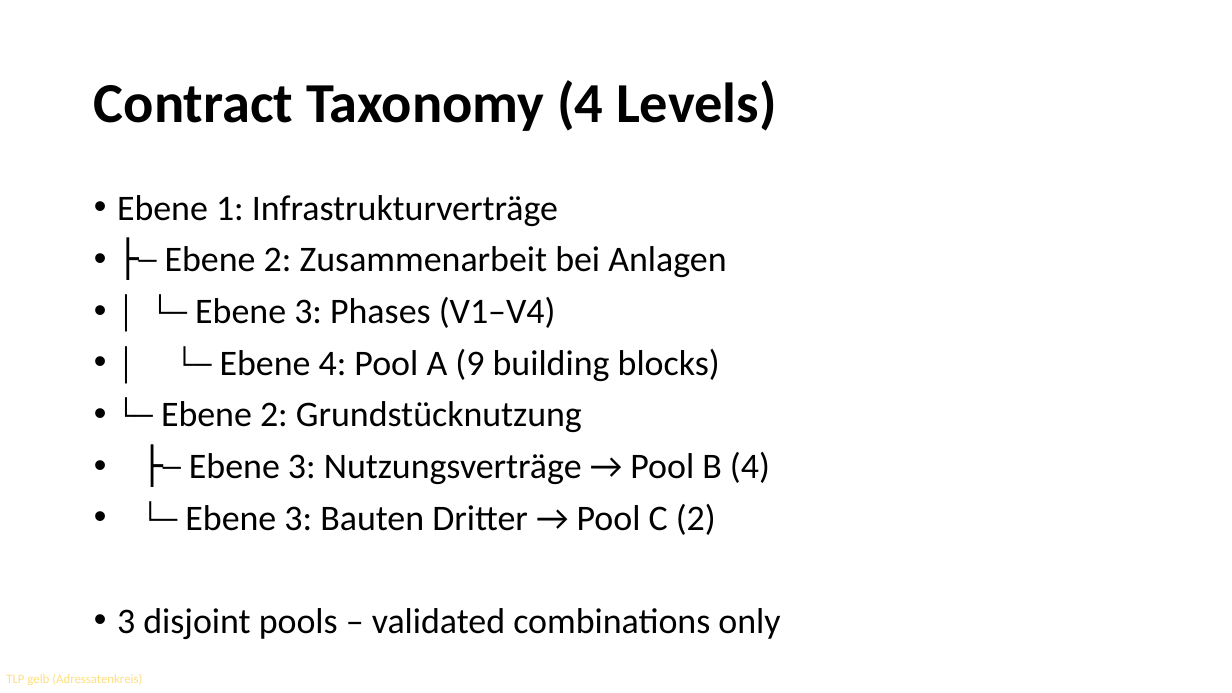
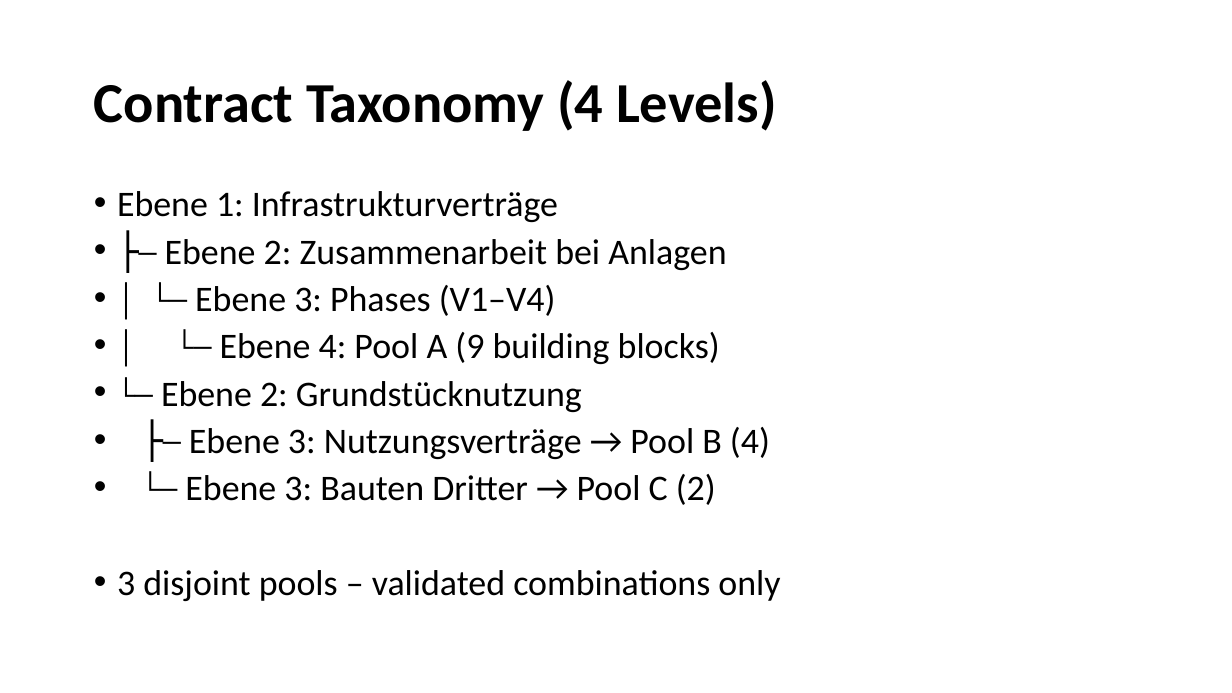
Before and after one commit to OpenRail-Playground/A38, a slide deck: slide 7 of aca/TheContextractors_H4R2026_Ch11.pptx (slide 5 before the commit). Drawn at 1232x693 pixels with LibreOffice and Linux fonts; fonts in the diff are those of the drawing; background and template pictures are left out. Boxes give left, top, right and bottom in pixels: in the first picture for what was removed or moved away, otherwise in the second. Text is boxed around its words. In the diff, an @@ line names an element or a change of style, - is before the commit and + after.

```diff
--- a/aca/TheContextractors_H4R2026_Ch11.pptx
+++ b/aca/TheContextractors_H4R2026_Ch11.pptx
@@ text "Ebene 1: Infrastrukturverträge" at [117, 191, 780, 601]: line spacing 0.9 to 0.8 @@
@@ text removed at [6, 674, 142, 685] @@
-TLP gelb (Adressatenkreis)
```
Also in this commit, not shown: 8 other slides changed, 2 slides added.
